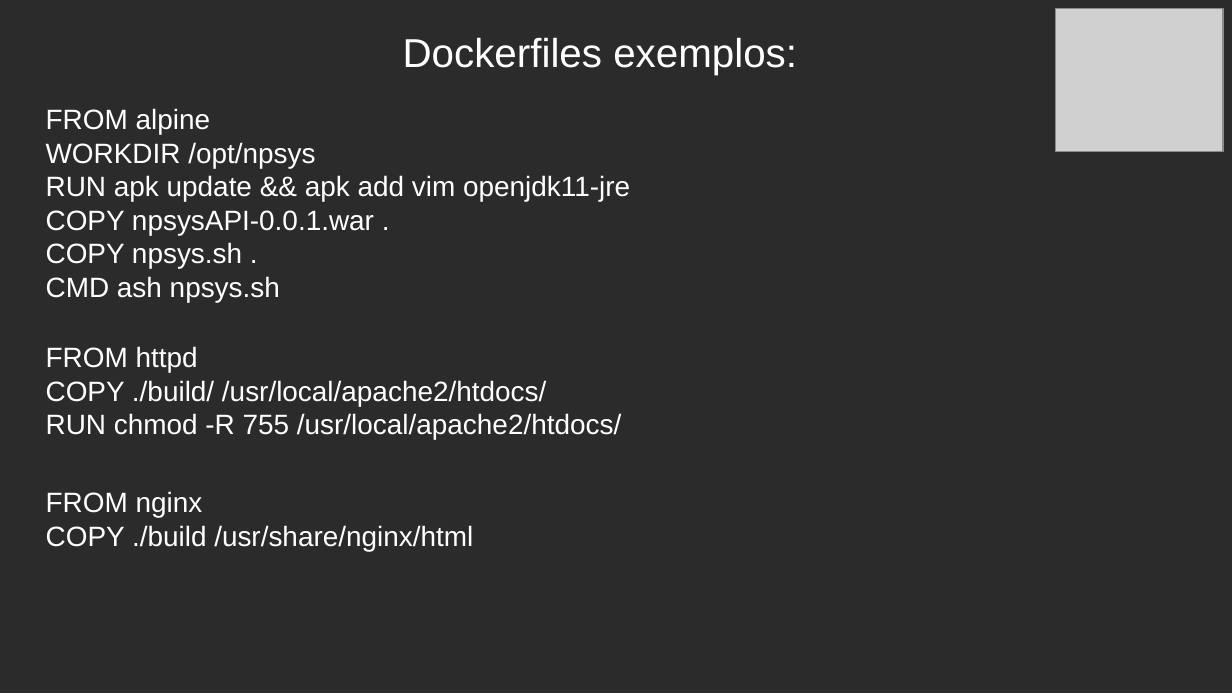
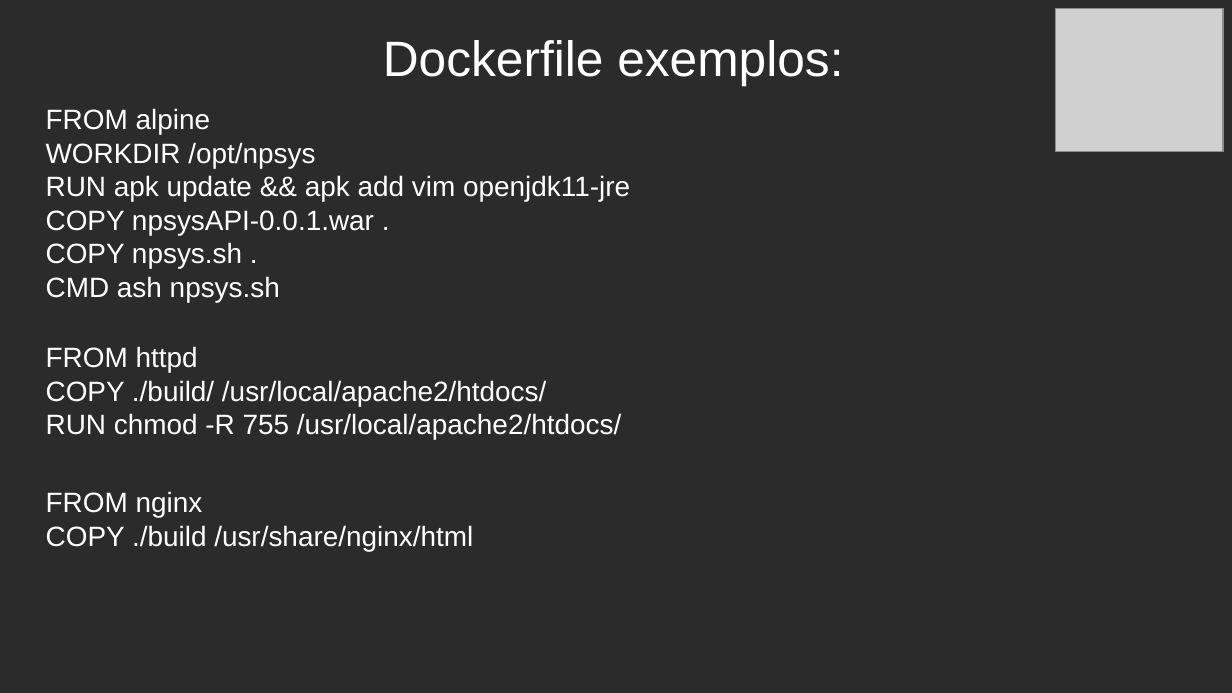
Before and after one commit to celsonery/kubernetes-docs, a slide deck: slide 16 of apresentacao/apresentacao.odp. Drawn at 1232x693 pixels with LibreOffice and Linux fonts; fonts in the diff are those of the drawing; grey boxes stand for pictures; background and template pictures are left out; a plain dark background stands for a picture behind light text. Boxes give left, top, right and bottom in pixels: in the first picture for what was removed or moved away, otherwise in the second. Text is boxed around its words. In the diff, an @@ line names an element or a change of style, - is before the commit and + after.

```diff
--- a/apresentacao/apresentacao.odp
+++ b/apresentacao/apresentacao.odp
@@ text at box(383, 40, 843, 85): text changed; size 26 to 32 pt @@
-Dockerfiles exemplos:
+Dockerfile exemplos:
```
Also in this commit, not shown: 14 other slides changed, 3 slides added, 3 slides removed, 9 other files.
